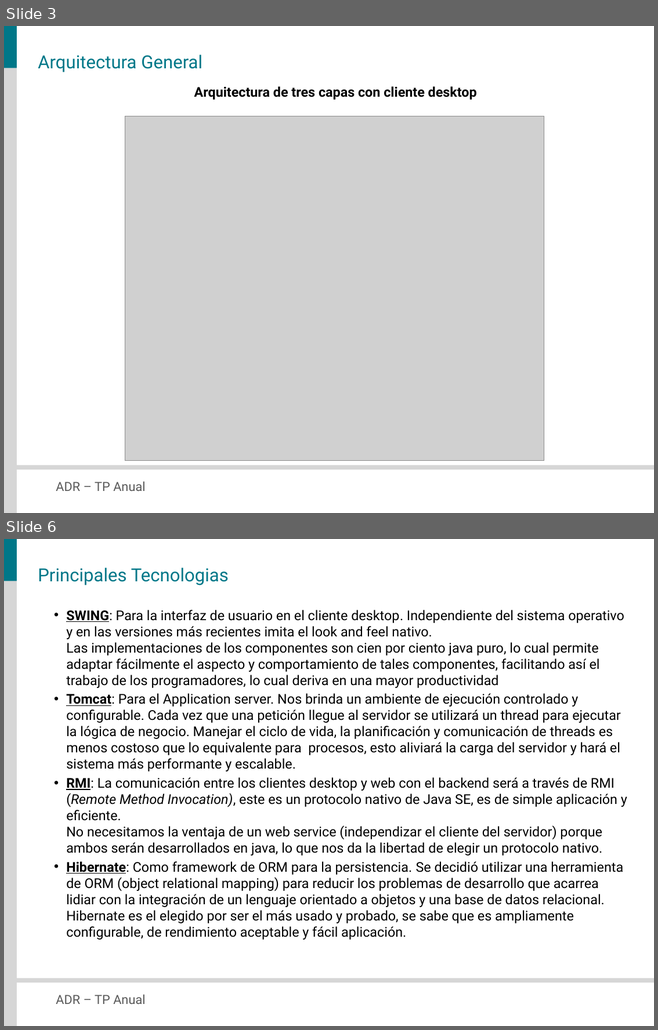
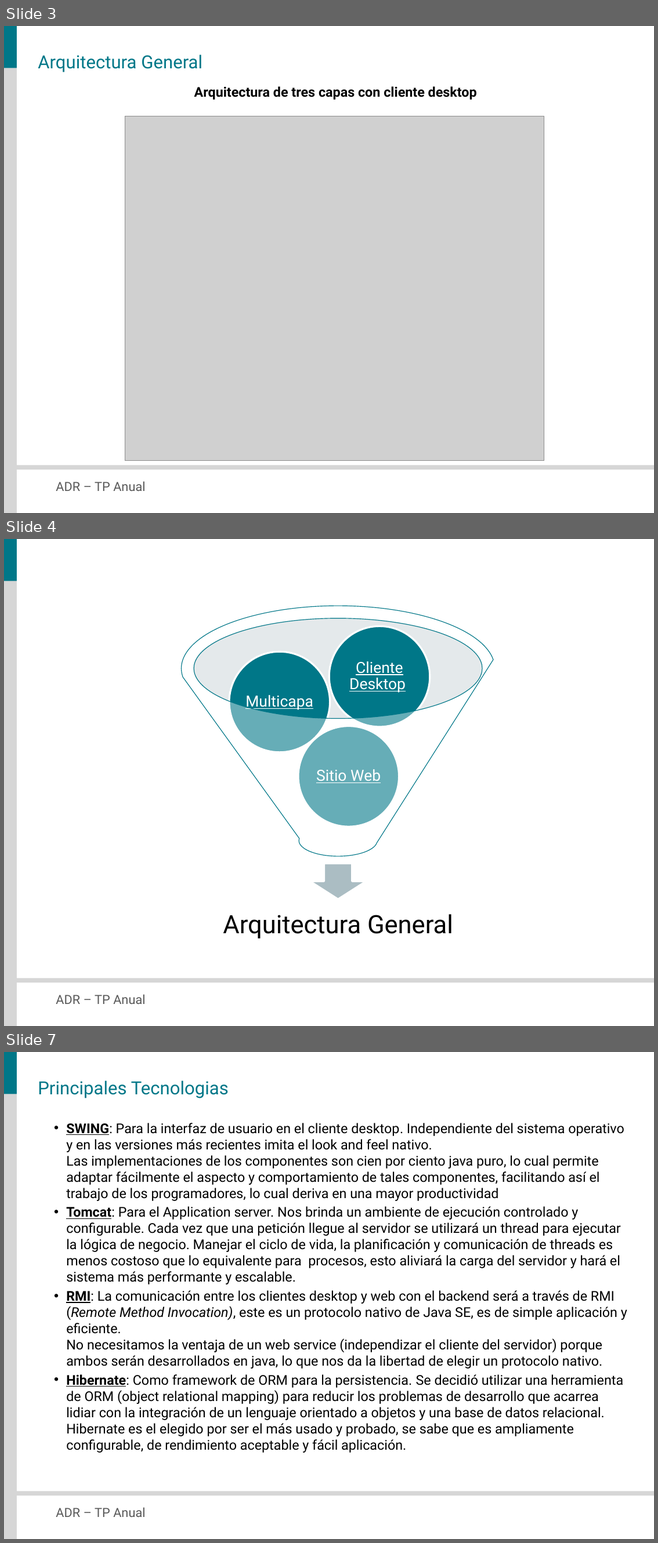
Before and after one commit to veritoreinoso/adr-2010, a slide deck: Presentacion.pptx. Shown one above the other, each under a label of ours: slides 3 and 6 before the commit, slides 3, 4 and 7 after it; the slides between them are not shown. The pictures are 658x1030 and 658x1543 pixels, drawn with LibreOffice and Linux fonts; fonts in the diff are those of the drawing; grey boxes stand for pictures. Boxes give left, top, right and bottom in pixels: in the first picture for what was removed or moved away, otherwise in the second. Text is boxed around its words. In the diff, an @@ line names an element or a change of style, - is before the commit and + after.

```diff
--- a/Presentacion.pptx
+++ b/Presentacion.pptx
@@ slide 4 added at (x1=4, y1=539, x2=654, y2=1026), background #FFFFFF; not listed: 4 template elements that a slide beside it also shows @@
@@ group added at (x1=181, y1=606, x2=495, y2=939): 4 ellipses, 4 texts, 1 down arrow, 1 funnel @@
+Arquitectura General
+Sitio Web
+Multicapa
+Cliente Desktop
@@ what was slide 6 is now slide 7 @@
```
Also in this commit, not shown: 4 slides changed.
